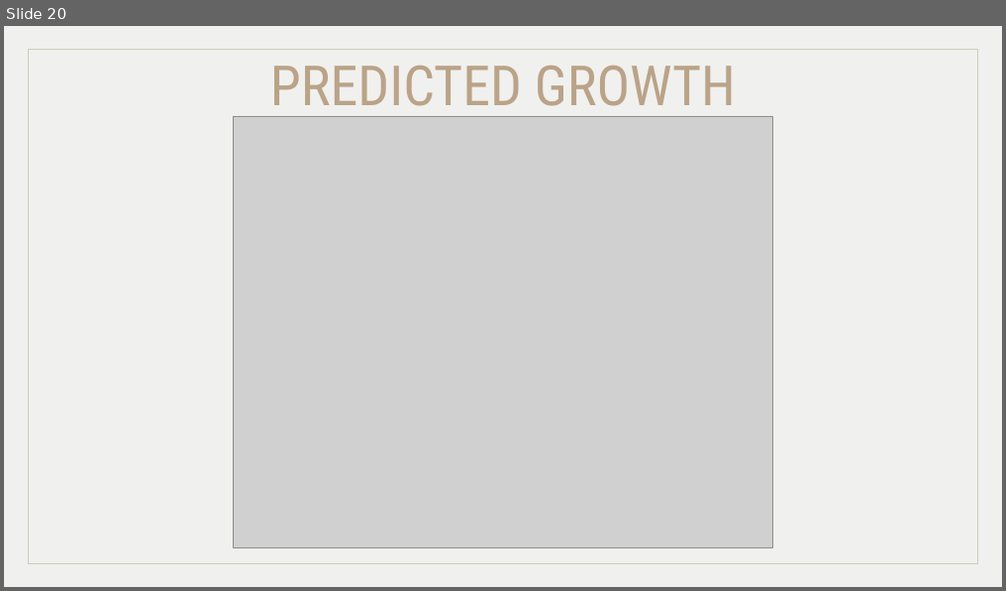
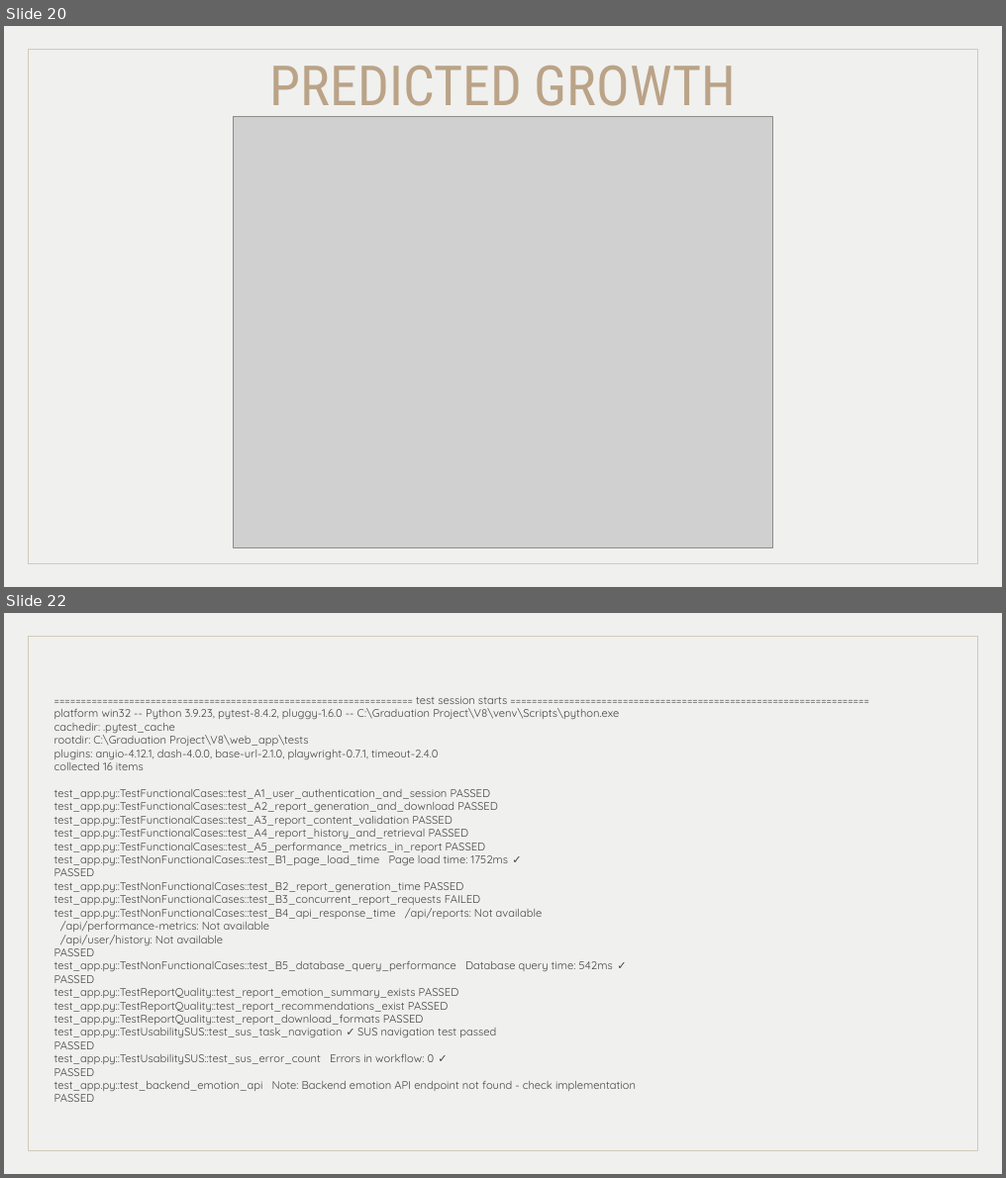
Before and after one commit to MiraPhilip12/Graduation_Project_ESLSCA, a slide deck: Milestone 5/Milestone5_Testing&Evaluation.pptx. Shown one above the other, each under a label of ours: slide 20 before the commit, slides 20 and 22 after it; the slides between them are not shown. The pictures are 1006x591 and 1006x1178 pixels, drawn with LibreOffice and Linux fonts; fonts in the diff are those of the drawing; grey boxes stand for pictures. Boxes give left, top, right and bottom in pixels: in the first picture for what was removed or moved away, otherwise in the second. Text is boxed around its words. In the diff, an @@ line names an element or a change of style, - is before the commit and + after.

Commit message:
Final update

```diff
--- a/Milestone 5/Milestone5_Testing&Evaluation.pptx
+++ b/Milestone 5/Milestone5_Testing&Evaluation.pptx
@@ slide 22 added at <box>4,613,1002,1174</box>, background #F0F0EE; not listed: 1 template element that a slide beside it also shows @@
@@ text added at <box>54,696,636,1102</box>, 8 pt, text #434343 @@
+=================================================================== test session starts ===================================================================
+platform win32 -- Python 3.9.23, pytest-8.4.2, pluggy-1.6.0 -- C:\Graduation Project\V8\venv\Scripts\python.exe
+cachedir: .pytest_cache
+rootdir: C:\Graduation Project\V8\web_app\tests
+plugins: anyio-4.12.1, dash-4.0.0, base-url-2.1.0, playwright-0.7.1, timeout-2.4.0
+collected 16 items
+test_app.py::TestFunctionalCases::test_A1_user_authentication_and_session PASSED
+test_app.py::TestFunctionalCases::test_A2_report_generation_and_download PASSED
+test_app.py::TestFunctionalCases::test_A3_report_content_validation PASSED
+test_app.py::TestFunctionalCases::test_A4_report_history_and_retrieval PASSED
+test_app.py::TestFunctionalCases::test_A5_performance_metrics_in_report PASSED
+test_app.py::TestNonFunctionalCases::test_B1_page_load_time Page load time: 1752ms ✓
+PASSED
+test_app.py::TestNonFunctionalCases::test_B2_report_generation_time PASSED
+test_app.py::TestNonFunctionalCases::test_B3_concurrent_report_requests FAILED
+test_app.py::TestNonFunctionalCases::test_B4_api_response_time /api/reports: Not available
+/api/performance-metrics: Not available
+/api/user/history: Not available
+PASSED
+test_app.py::TestNonFunctionalCases::test_B5_database_query_performance Database query time: 542ms ✓
+PASSED
+test_app.py::TestReportQuality::test_report_emotion_summary_exists PASSED
+test_app.py::TestReportQuality::test_report_recommendations_exist PASSED
+test_app.py::TestReportQuality::test_report_download_formats PASSED
+test_app.py::TestUsabilitySUS::test_sus_task_navigation ✓ SUS navigation test passed
+PASSED
+test_app.py::TestUsabilitySUS::test_sus_error_count Errors in workflow: 0 ✓
+PASSED
+test_app.py::test_backend_emotion_api Note: Backend emotion API endpoint not found - check implementation
+PASSED
```
Also in this commit, not shown: 2 other slides added.
